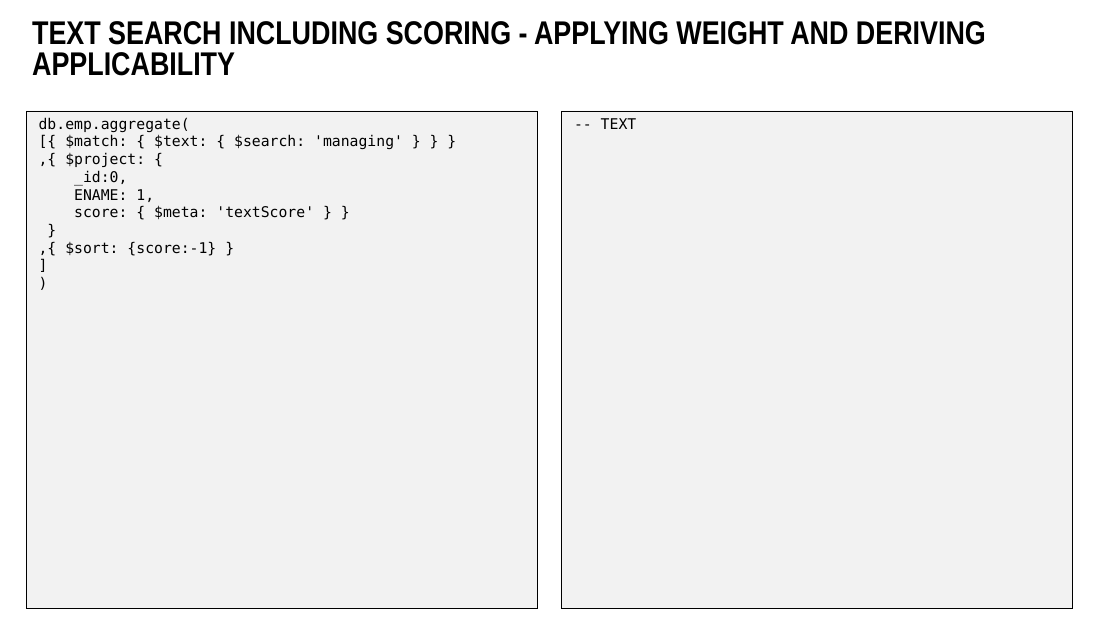
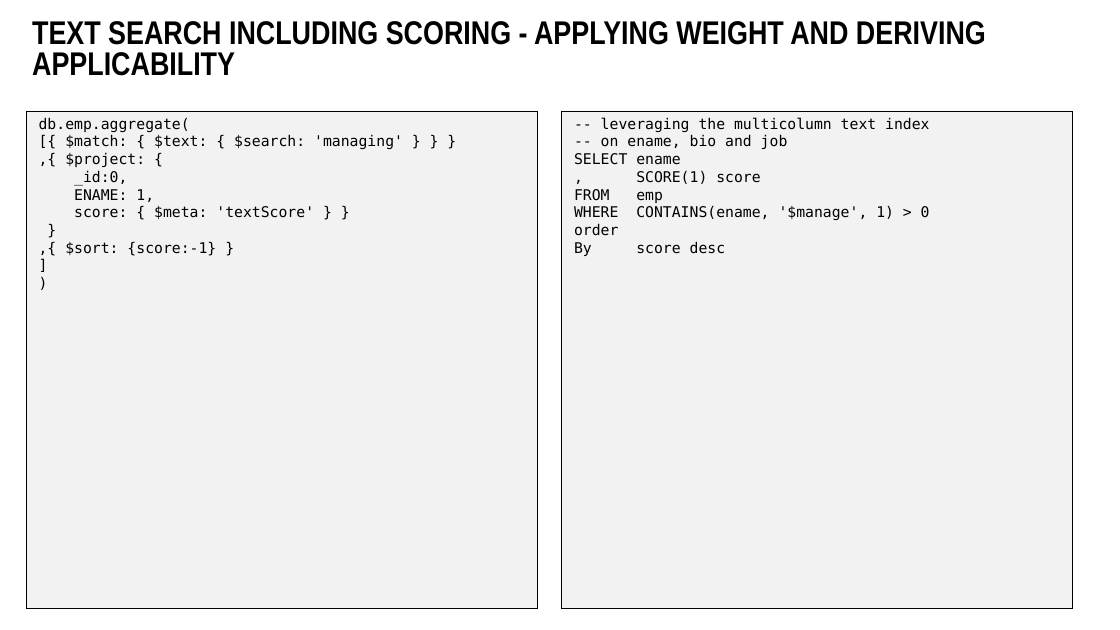
Before and after one commit to lucasjellema/sig-nosql-mongodb, a slide deck: slide 31 of mongodb-find-agg-vs-oracle-sql.pptx. Drawn at 1120x630 pixels with LibreOffice and Linux fonts; fonts in the diff are those of the drawing; background and template pictures are left out. Boxes give left, top, right and bottom in pixels: in the first picture for what was removed or moved away, otherwise in the second. Text is boxed around its words. In the diff, an @@ line names an element or a change of style, - is before the commit and + after.

Commit message:
adding Geo and Text in SQL query examples

```diff
--- a/mongodb-find-agg-vs-oracle-sql.pptx
+++ b/mongodb-find-agg-vs-oracle-sql.pptx
@@ text at <box>574,117,930,256</box>: text changed @@
--- TEXT
+-- leveraging the multicolumn text index
+-- on ename, bio and job
+SELECT ename
+, SCORE(1) score
+FROM emp
+WHERE CONTAINS(ename, '$manage', 1) > 0
+order
+By score desc
```
Also in this commit, not shown: 5 other slides changed, 2 other files.
